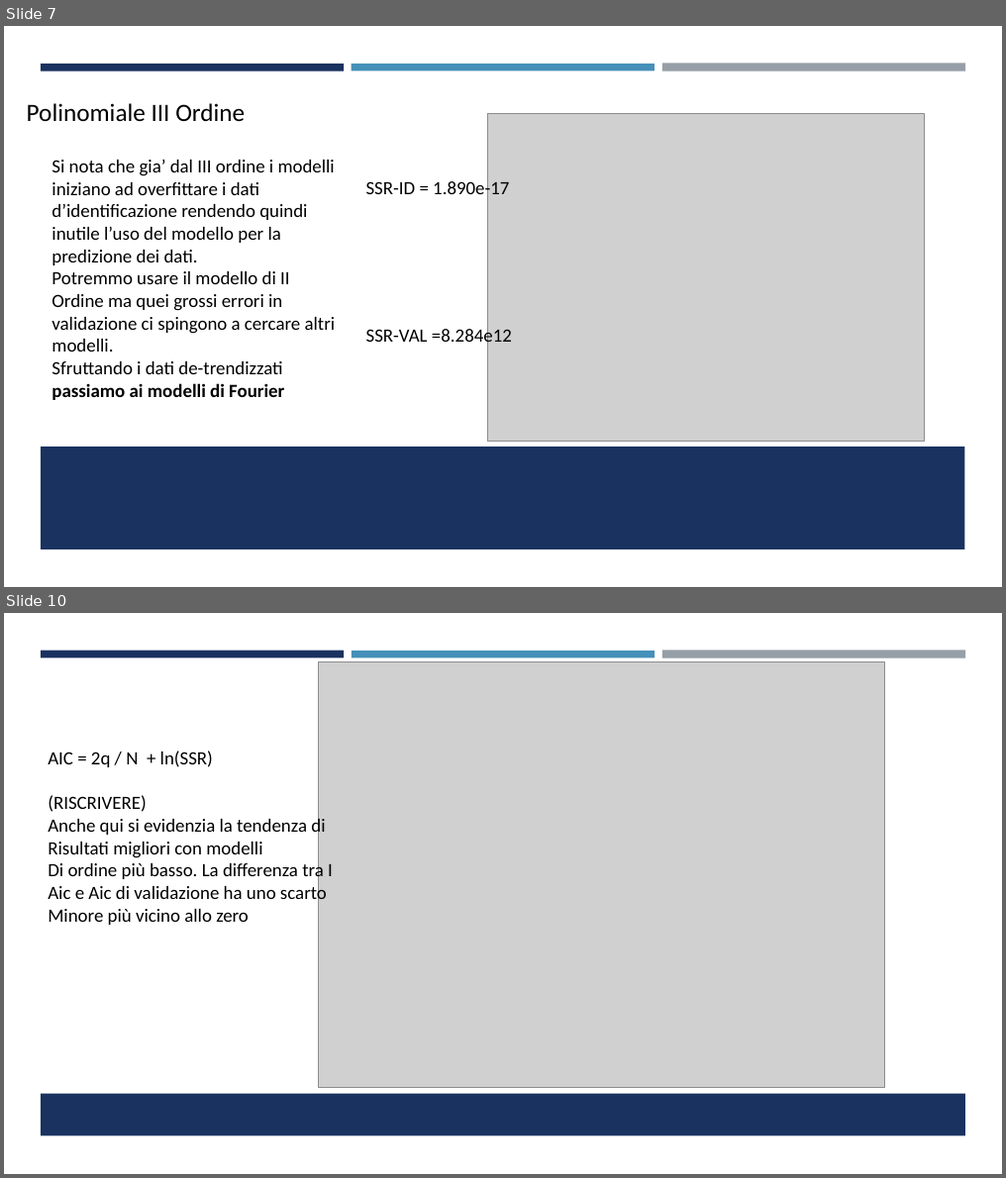
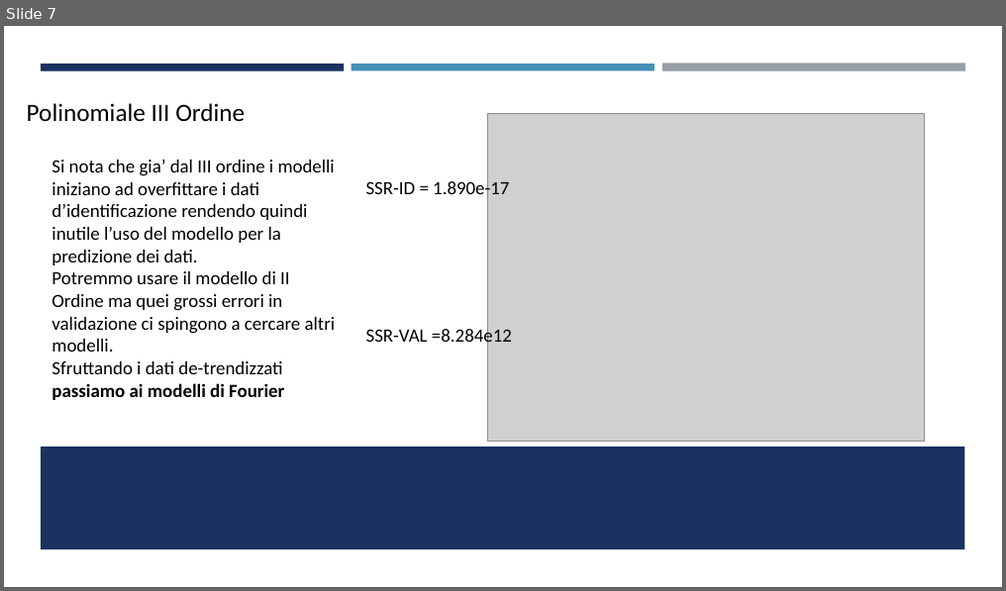
Before and after one commit to FabioPezzini/ShortTerm-Predictor, a slide deck: ProvaPresentazione.pptx. Shown one above the other, each under a label of ours: slides 7 and 10 before the commit, slide 7 after it; the slides between them are not shown. The pictures are 1006x1178 and 1006x591 pixels, drawn with LibreOffice and Linux fonts; fonts in the diff are those of the drawing; grey boxes stand for pictures. Boxes give left, top, right and bottom in pixels: in the first picture for what was removed or moved away, otherwise in the second. Text is boxed around its words. In the diff, an @@ line names an element or a change of style, - is before the commit and + after.

```diff
--- a/ProvaPresentazione.pptx
+++ b/ProvaPresentazione.pptx
@@ slide 10 removed at (x1=4, y1=613, x2=1002, y2=1174), background #FFFFFF @@
@@ rectangle removed at (x1=4, y1=613, x2=1002, y2=1174) @@
@@ rectangle removed at (x1=41, y1=651, x2=344, y2=658) @@
@@ picture removed at (x1=319, y1=663, x2=885, y2=1088) @@
@@ rectangle removed at (x1=351, y1=651, x2=654, y2=658) @@
@@ rectangle removed at (x1=662, y1=651, x2=965, y2=659) @@
@@ text removed at (x1=48, y1=751, x2=333, y2=925) @@
-AIC = 2q / N + ln(SSR)
-(RISCRIVERE)
-Anche qui si evidenzia la tendenza di
-Risultati migliori con modelli
-Di ordine più basso. La differenza tra I
-Aic e Aic di validazione ha uno scarto
-Minore più vicino allo zero
@@ rectangle removed at (x1=41, y1=1093, x2=965, y2=1137) @@
```
Also in this commit, not shown: 2 slides changed, 6 slides added, 3 other slides removed, 1 other file.
